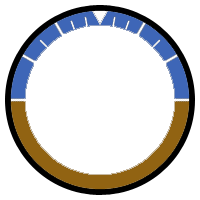
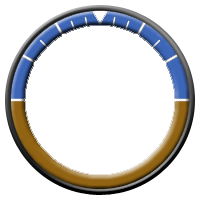
The second 200 x 200 image is a revision of the first. Changes to its layers:
pixels changed over left=5, top=5, right=195, bottom=192 (layer not identified)
